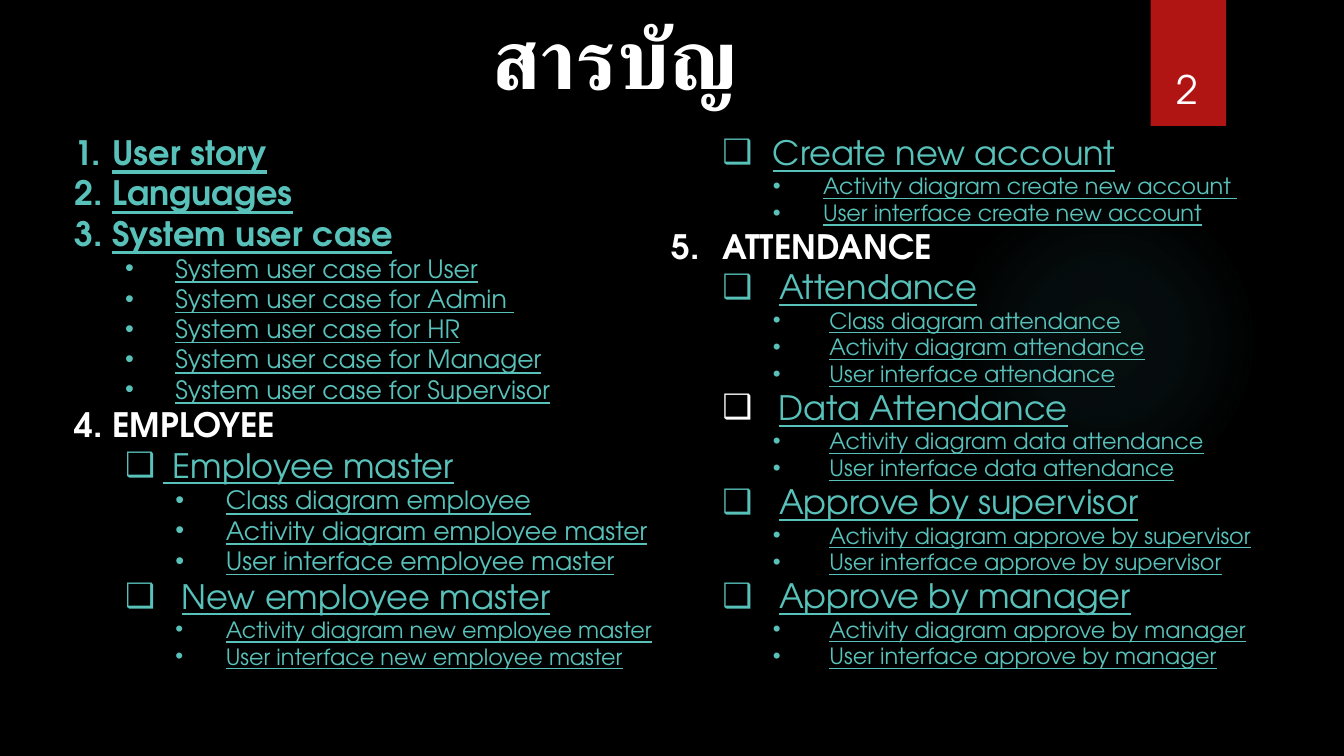
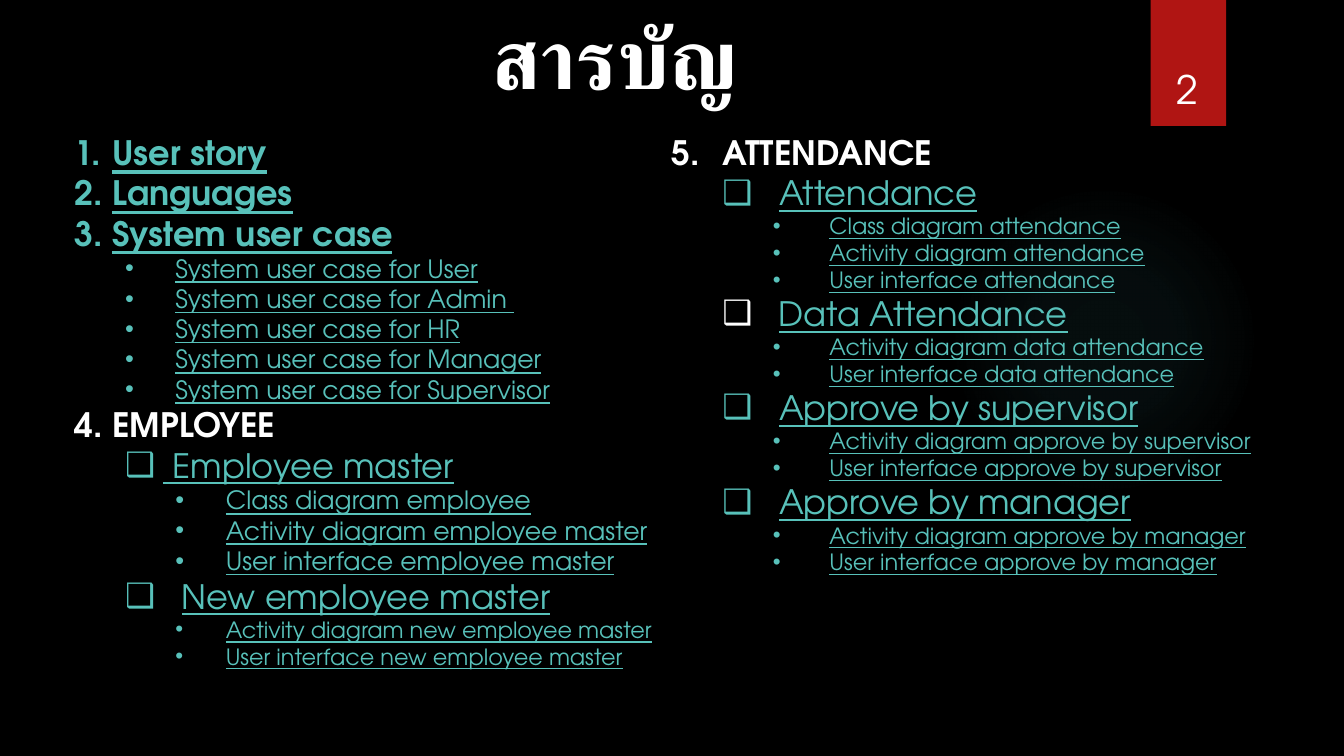
Before and after one commit to teamils/ILS_HR, a slide deck: slide 2 of project ILS-HR.pptx. Drawn at 1344x756 pixels with LibreOffice and Linux fonts; fonts in the diff are those of the drawing; background and template pictures are left out. Boxes give left, top, right and bottom in pixels: in the first picture for what was removed or moved away, otherwise in the second. Text is boxed around its words. In the diff, an @@ line names an element or a change of style, - is before the commit and + after.

```diff
--- a/project ILS-HR.pptx
+++ b/project ILS-HR.pptx
@@ text at (x1=773, y1=139, x2=1231, y2=226): paragraphs removed @@
-  ❑ Create new account
-    • Activity diagram create new account
-    • User interface create new account
```
Also in this commit, not shown: 7 other slides changed, 2 slides removed, 22 other files.
